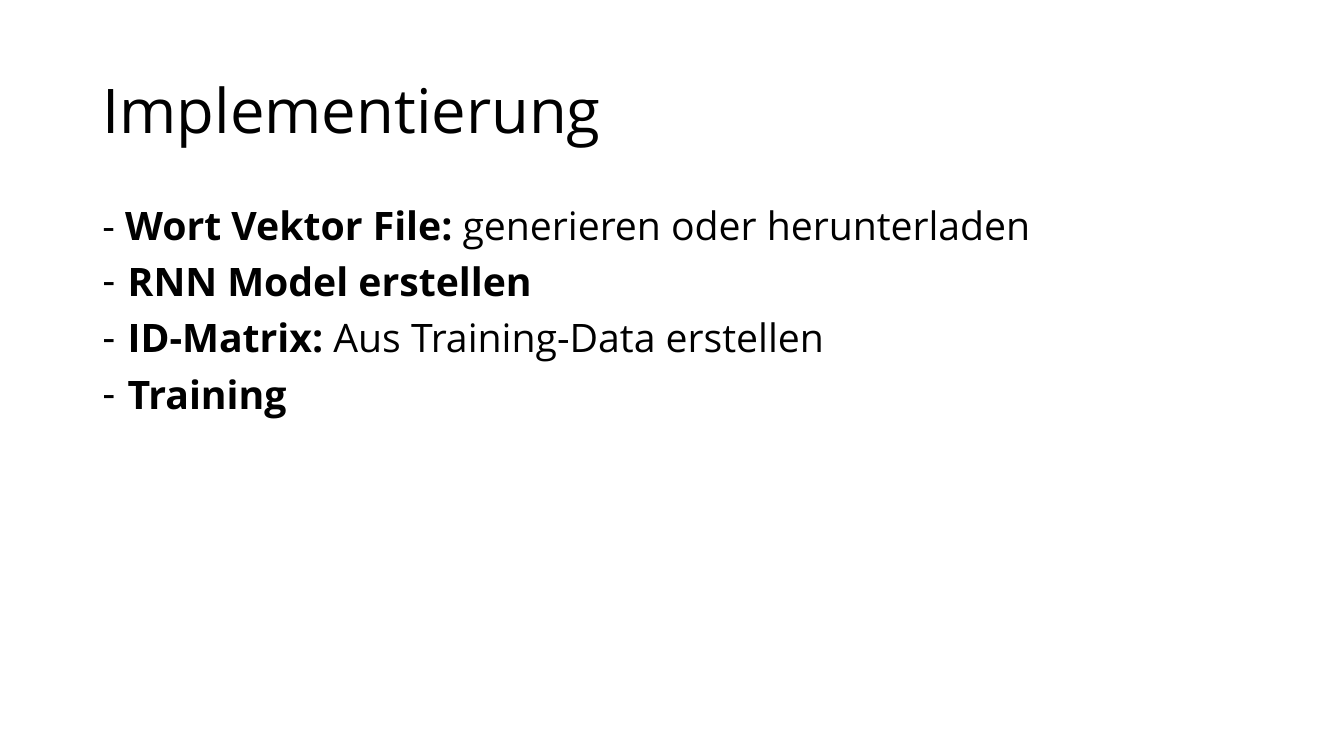
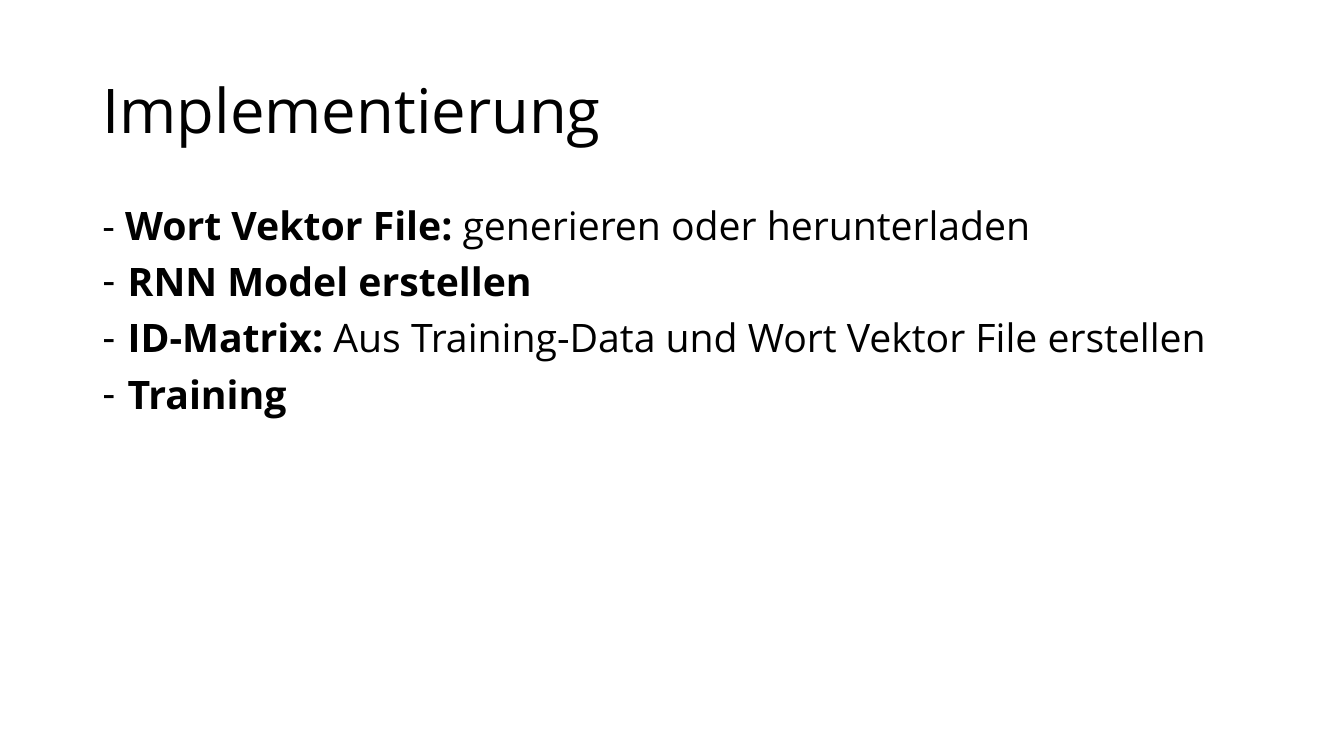
Before and after one commit to fabianbaechli/sentiment_classification_with_tf, a slide deck: slide 3 of sentiment_classification_with_tf/documentation/Presentation1.pptx. Drawn at 1344x756 pixels with LibreOffice and Linux fonts; fonts in the diff are those of the drawing. Boxes give left, top, right and bottom in pixels: in the first picture for what was removed or moved away, otherwise in the second. Text is boxed around its words. In the diff, an @@ line names an element or a change of style, - is before the commit and + after.

```diff
--- a/sentiment_classification_with_tf/documentation/Presentation1.pptx
+++ b/sentiment_classification_with_tf/documentation/Presentation1.pptx
@@ text at box(128, 322, 1206, 362): text changed @@
-– ID-Matrix: Aus Training-Data erstellen
+– ID-Matrix: Aus Training-Data und Wort Vektor File erstellen
```
Also in this commit, not shown: 2 other slides changed, 1 other file.
